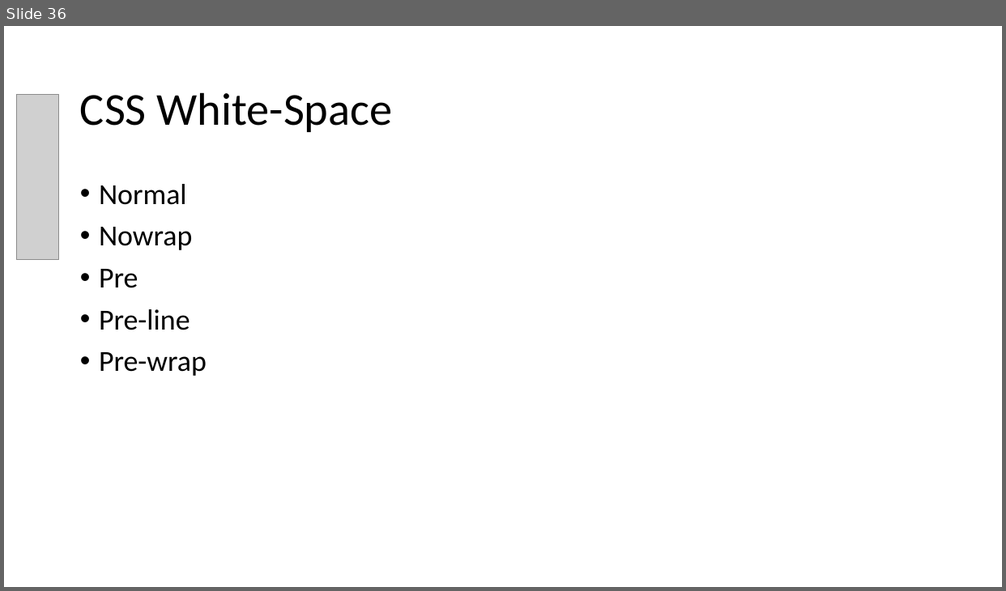
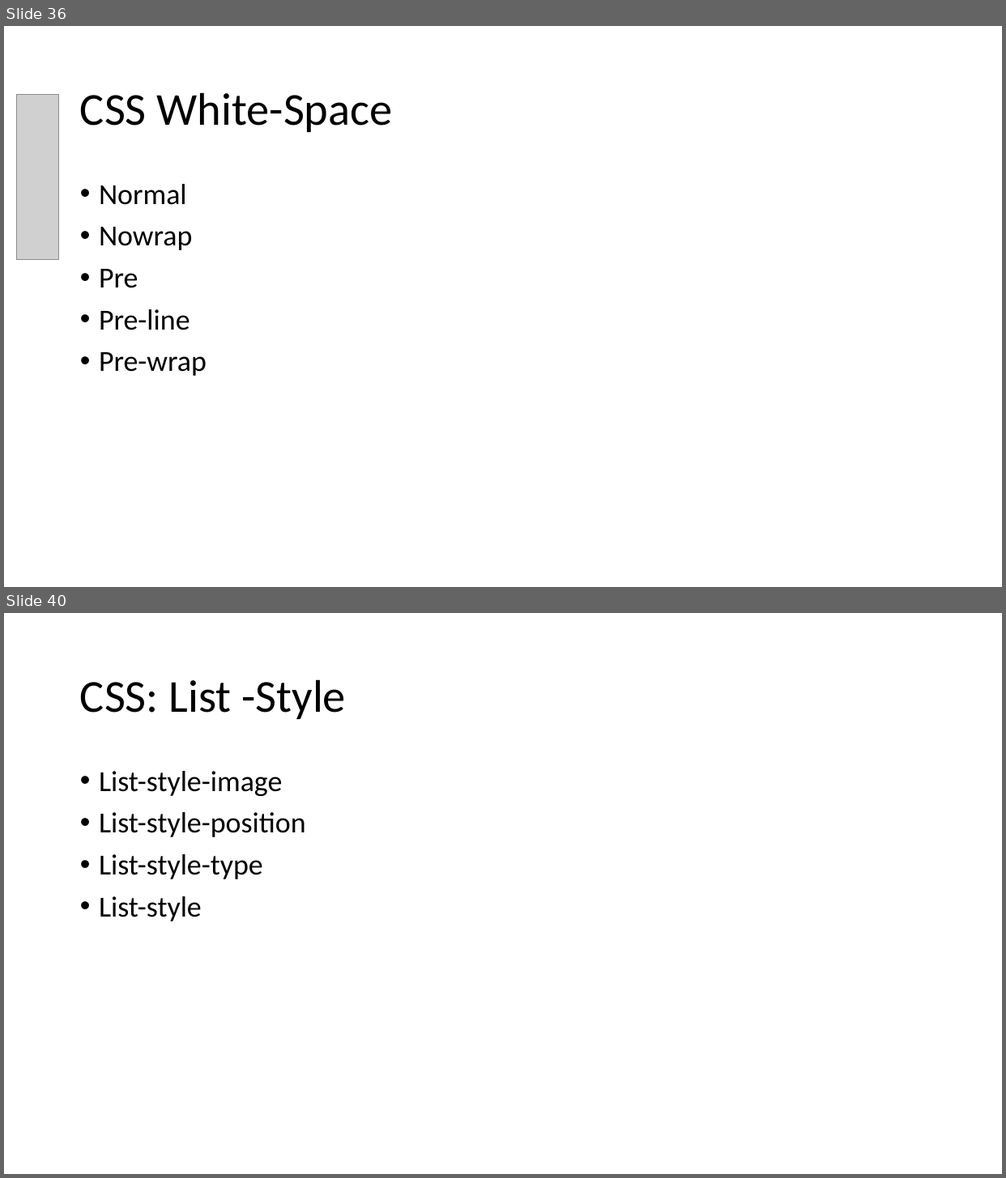
Before and after one commit to PiyushChaturvedii/Batch05, a slide deck: CSS3.pptx. Shown one above the other, each under a label of ours: slide 36 before the commit, slides 36 and 40 after it; the slides between them are not shown. The pictures are 1006x591 and 1006x1178 pixels, drawn with LibreOffice and Linux fonts; fonts in the diff are those of the drawing; grey boxes stand for pictures; background and template pictures are left out. Boxes give left, top, right and bottom in pixels: in the first picture for what was removed or moved away, otherwise in the second. Text is boxed around its words. In the diff, an @@ line names an element or a change of style, - is before the commit and + after.

```diff
--- a/CSS3.pptx
+++ b/CSS3.pptx
@@ slide 40 added at (x1=4, y1=613, x2=1002, y2=1174), background #FFFFFF @@
@@ title added at (x1=80, y1=679, x2=346, y2=719), 44 pt, text #000000 @@
+CSS: List -Style
@@ text added at (x1=99, y1=771, x2=306, y2=922), 28 pt, text #000000 @@
+• List-style-image
+• List-style-position
+• List-style-type
+• List-style
```
Also in this commit, not shown: 3 other slides added, 6 other files.
